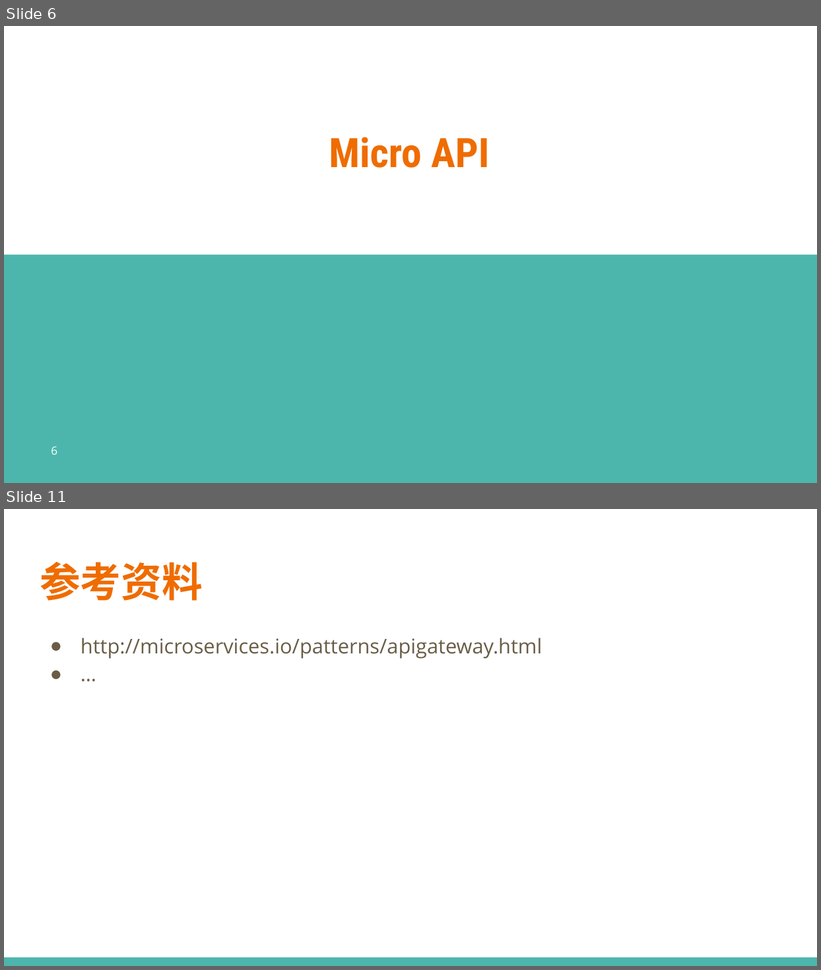
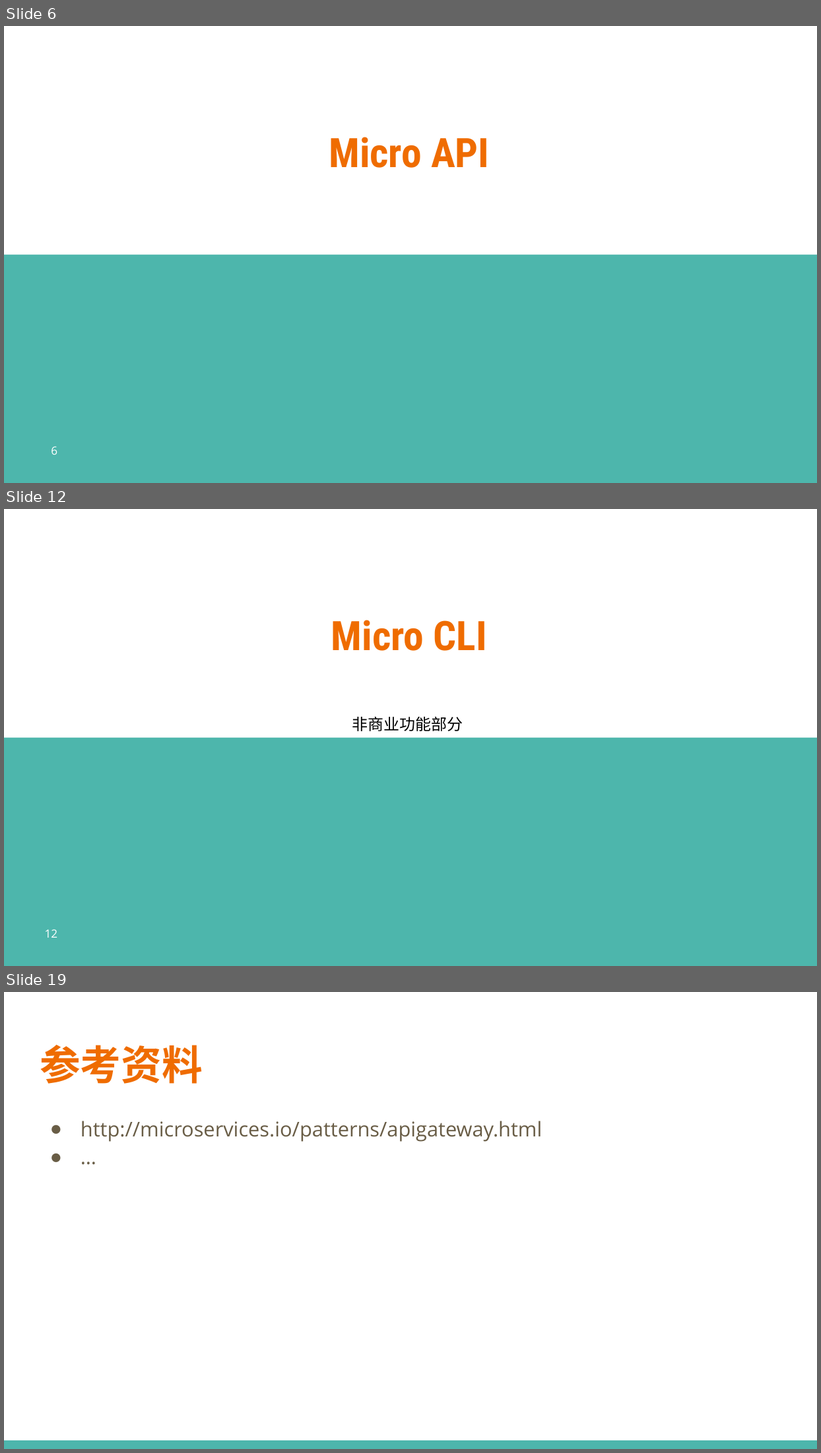
Before and after one commit to printfcoder/stack-rpc-tutorials, a slide deck: others/share/learning-go/【第三期】Micro工具集.pptx. Shown one above the other, each under a label of ours: slides 6 and 11 before the commit, slides 6, 12 and 19 after it; the slides between them are not shown. The pictures are 821x970 and 821x1453 pixels, drawn with LibreOffice and Linux fonts; fonts in the diff are those of the drawing; background and template pictures are left out. Boxes give left, top, right and bottom in pixels: in the first picture for what was removed or moved away, otherwise in the second. Text is boxed around its words. In the diff, an @@ line names an element or a change of style, - is before the commit and + after.

Commit message:
夜读资料 update Micro Proxy

```diff
--- a/others/share/learning-go/【第三期】Micro工具集.pptx
+++ b/others/share/learning-go/【第三期】Micro工具集.pptx
@@ slide 12 added at box(4, 509, 817, 966), background #FFFFFF; not listed: 1 template element that a slide beside it also shows @@
@@ title added at box(331, 620, 487, 651), 36 pt, text #EF6C00, bold @@
+Micro CLI
@@ text added at box(352, 717, 463, 731), 14 pt, text #000000 @@
+非商业功能部分
@@ page number added at box(45, 929, 57, 938), 10 pt, text #FFFFFF @@
+12
@@ what was slide 11 is now slide 19 @@
```
Also in this commit, not shown: 4 slides changed, 7 other slides added, 17 other files.
